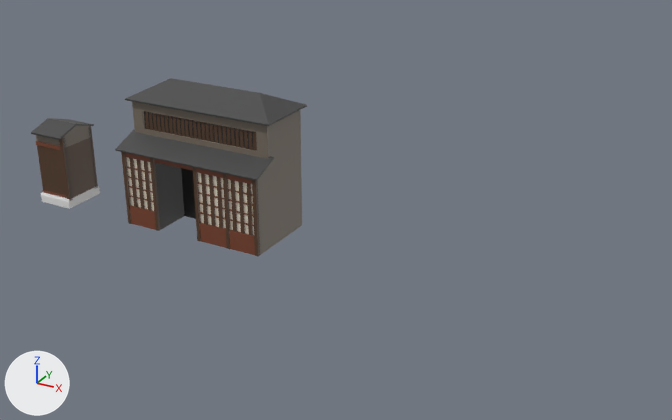
The Blender file SourceFiles/3D Models/House_01/House_01.blend as it was, and as the next commit left it.
The view is the same before and after, from a 50 mm lens placed at (5.29, -16.72, 9.99), pointed at (-4.52, 1.11, 1.08). The axes (+X, +Y, +Z) are drawn at lower left. The lights are the same throughout. The same objects are shown in both versions, whatever each file hides. Objects named as collision shapes, trigger or cutter boxes, shadow casters or lower levels of detail are left out.

Objects in the first picture: 'Main', 'Wall'.
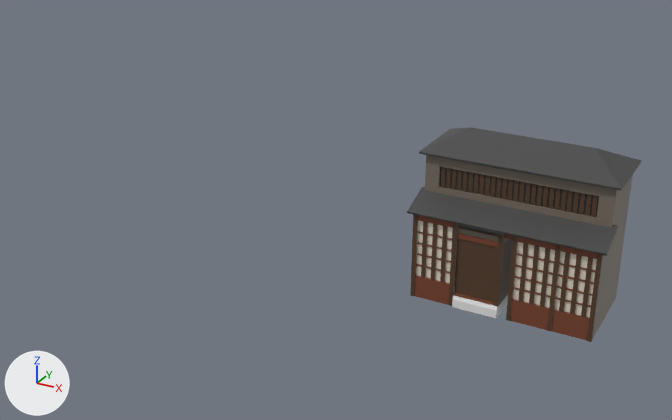
Pixel boxes (x1, y1, x2, y2) of what changed, in the pictures (672 x 420 px):
'Main', moved: before (115, 78, 307, 256); after (407, 127, 642, 342)
'Wall', moved: before (31, 118, 100, 209); after (452, 224, 513, 318)

Diff of the bpy script that builds the scene:
```diff
--- a/SourceFiles/3D Models/House_01/House_01.blend.py
+++ b/SourceFiles/3D Models/House_01/House_01.blend.py
@@ me_plane @@
 me_plane.from_pydata(...)  # 100 vertices, 86 faces; spans x -1.0..0.0, y -0.65..0.65, z -2.16..0.05
 # used by ob_wall; location = (-12.0, 0.5, 2.16)
+# me_plane part 1: the whole mesh is moved by (0.0, 0.5, 2.16)
 me_plane.materials.append(mat_roof_tile)
@@ ob_main @@
 ob_main = bpy.data.objects.new('Main', me_cube_002)
-ob_main.location = (-8.0, 0.0, 0.0)
+ob_main.location = (0.0, 0.0, 0.0)
@@ ob_wall @@
 ob_wall = bpy.data.objects.new('Wall', me_plane)
-ob_wall.location = (-12.0, 0.5, 2.16)
+ob_wall.location = (0.0, 0.0, 0.0)
```
